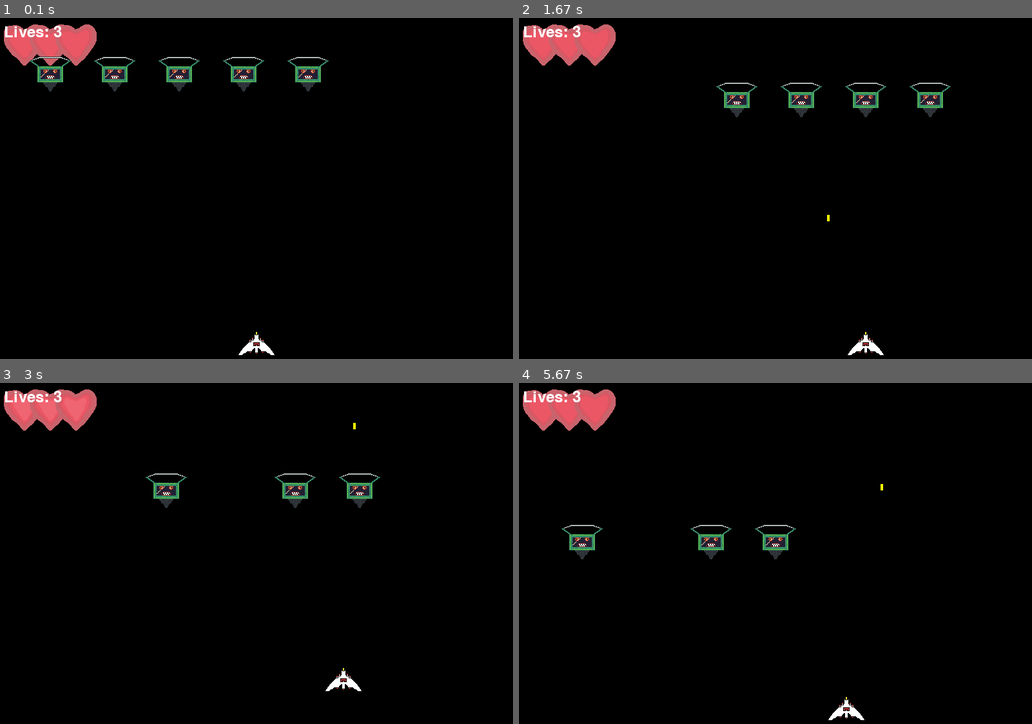
Above: before the commit, frames 1-4 (two rows, left to right).
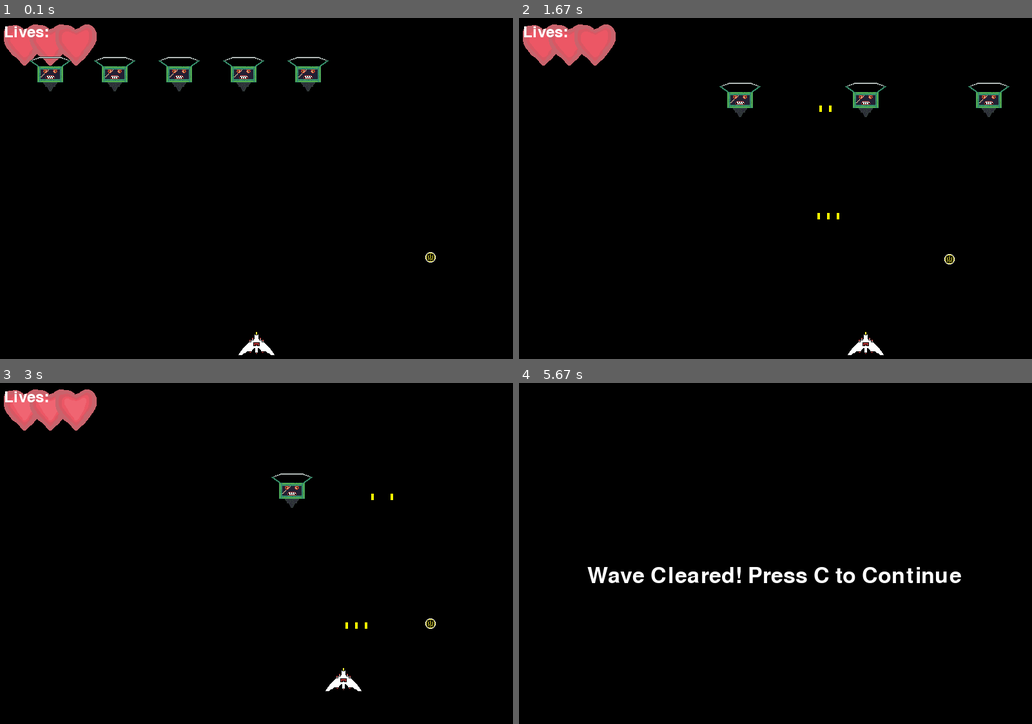
Above: after the commit, the same moments.

Repository: EvoGitH/Pygame-Space-Invader
Game: pygame game, started from Space-Invader-Game.py
Two runs of this game, one before a commit and one after it. Both use one fixed random seed, a clock stepped at 60 frames per second and the inputs below.
Inputs:
- Up to frame 1 (0.1 s): no input
- Up to frame 2 (1.67 s): hold Space 0.33-0.8 s; hold Right 0.33-0.8 s; tap Space at 0.83, 1.23, 1.53 s; hold Right 1.17-1.63 s
- Up to frame 3 (3 s): hold Up 1.67-1.97 s; tap Space at 1.73, 2.07, 2.37, 2.57, 2.87 s; hold Right 2-2.47 s; hold Left from 2.5 s (still down)
- Up to frame 4 (5.67 s): release Left at 3.03 s; hold Down 3.07-3.37 s; tap Space at 3.13, 3.47, 3.77, 3.9, 4.3, 4.6, 4.97, 5.37 s; hold Left 3.4-3.8 s; hold Up 3.83-4.2 s; hold Right 4.23-4.87 s; hold Down 4.9-5.27 s; hold Left from 5.3 s (still down)

The runs differ from the first frame. In frame 1, less than 0.1% of the frame differs, in the area x 10-85%, y 2-72%; in frame 2, 1.3%; in frame 3, 1.0%; in frame 4, 4.3%, in the area x 0-87%, y 1-99%.

Commit message:
Update Space-Invader-Game.py
Enemy alien movement code has been updated further due to sometimes clumping and doing a DropBear action on the player.

Diff:
--- a/Space-Invader-Game.py
+++ b/Space-Invader-Game.py
@@ -1,4 +1,6 @@
 import pygame
+import random
+import math
 
 # Initialize the pygame module
 pygame.init()
@@ -13,17 +15,35 @@
 ############################################################
 # Title and Icon
 pygame.display.set_caption("Slime Invaders")
-icon = pygame.image.load('Game Assets\Ship.png')
+icon = pygame.image.load('Game Assets/Ship.png')
 pygame.display.set_icon(icon)
 
 ############################################################
 # Image assets
-playerimg = pygame.image.load('Game Assets\Ship.png')
-alienimg = pygame.image.load('Game Assets\Alien.png')
-
+playerimg = pygame.image.load('Game Assets/Ship.png')
+alienimg = pygame.image.load('Game Assets/Alien.png')
+powerup_threeshot = [
+    pygame.image.load('Game Assets/Threeshot_power1.png').convert_alpha(),
+    pygame.image.load('Game Assets/Threeshot_power2.png').convert_alpha()
+]
+
+############################################################
 # Setting a set pixel size for assets
 iconX = 64
 iconY = 64
+
+############################################################
+# Powerup Configs
+
+powerup_rect = powerup_threeshot[0].get_rect(
+    topleft=(random.randint(50,750), random.randint(350, screenY -50))) # forced second randint to spawn orb in the bottom half of map
+
+# --- Variables for effects ---
+rotation_angle = 0
+flash_frame = 0
+flash_timer = 0
+flash_speed = 250  # milliseconds between flashes
+float_amplitude = 5
 
 ############################################################
 # Player Configs
@@ -44,23 +64,33 @@
 alien_speed = 10
 # Creation of multiple enemies
 aliens = []
-for i in range(5): # 5 will spawn in random areas.
-    alien_rect = alienimg.get_rect(topleft=(i * 100, 50))  # space them out
-    aliens.append(alien_rect)
-
-############################################################
-
+for i in range(5):
+    alien_rect = alienimg.get_rect(topleft=(i * 100, 50))
+    alien = {
+        "rect": alien_rect,
+        "just_spawned": True
+    }
+    aliens.append(alien)
+
+############################################################
 # Shooting configs
+
 bullet_rect = None
 bullet_active = False
 bullet_speed = 400
 
+bullets = []
+bullet_cooldown = 400
+last_shot_time = 0
+multi_shot_enabled = True
+
 ############################################################
 # Enemy Wave code
-
 game_state = "playing"
 level = 1
 alien_direction = 1
+EDGE_BUFFER = 5 # Amount of Pixels
+DROP_AMOUNT = 20
 
 ############################################################
 # Heart Health *animation* asset.
@@ -74,9 +104,33 @@
 
 ############################################################
 
-# Function is created using .blit() to draw player images on top of window.
+# Functions
 def player(x, y):
     screen.blit(playerimg, (x, y))
+
+def spawn_aliens(level):
+    global aliens, alien_speed, bullets
+    bullets = []
+    aliens = []
+    rows = min(3, 2 + level)   # increase rows up to 3 #Change this number to update the minimum rows.
+    cols = min(8, 3 + level)  # increase columns up to 5 #Change this number to update the minimum columns.
+
+    vertical_padding = 50
+    alien_width = alienimg.get_width()
+    alien_height = alienimg.get_width()
+
+    total_width = cols * alien_width + (cols - 1) * 20
+    start_x = (screenX - total_width) // 2
+    start_y = vertical_padding
+
+    for row in range(rows):
+        for col in range(cols):
+            x = start_x + col * (alien_width)
+            y = start_y + row * (alien_height)
+            alien_rect = alienimg.get_rect(topleft=(x, y))
+            aliens.append({"rect": alien_rect, "just_spawned": True})
+
+    alien_speed = 5 * (1 + level * 0.1)  # increase speed, 10% faster per level.
 
 ############################################################
 #######----------------Main Loop Code----------------#######
@@ -86,27 +140,7 @@
 running = True
 while running:
 
-############################################################
-    # Levels/Waves code
-
-    if game_state == "playing":
-        if len(aliens) == 0:
-            game_state = "Wave_Cleared"
-            show_pause_screen()
-
-    elif game_state == "Wave_Cleared":
-        wave_text = font.render(f"Wave {level} CLeared!", True, (255, 255, 255))
-        continue_text = font.render("Please C to Continue", True, (255, 255, 255))
-        screen.blit(wave_text, (screenX//2 - wave_text.get_width()//2, screenY//2 - 50))
-        screen.blit(continue_text, (screenX//2 - continue_text.get_width()//2, screenY//2 + 10))
-
-        keys = pygame.key.get_pressed()
-        if keys[pygame.K_c]:
-            level += 1
-            spawn_aliens(level)
-            game_state = "playing"
-
-############################################################
+############################################################ [Put new code underneath these configs to make things work] ############################################################
     # Required Configs
 
     player_rect = pygame.Rect(playerX, playerY, iconX, iconY) # Creating Collision detection between Alien & Player
@@ -115,6 +149,44 @@
     for event in pygame.event.get():
         if event.type == pygame.QUIT:
             running = False
+
+############################################################
+    # Levels/Waves code
+
+    if game_state == "playing":
+        if len(aliens) == 0:
+            game_state = "Wave_Cleared"
+            show_pause_screen()
+
+    elif game_state == "Wave_Cleared":
+        wave_text = font.render(f"Wave {level} CLeared!", True, (255, 255, 255))
+        continue_text = font.render("Please C to Continue", True, (255, 255, 255))
+        screen.blit(wave_text, (screenX//2 - wave_text.get_width()//2, screenY//2 - 50))
+        screen.blit(continue_text, (screenX//2 - continue_text.get_width()//2, screenY//2 + 10))
+
+        keys = pygame.key.get_pressed()
+        if keys[pygame.K_c]:
+            level += 1
+            spawn_aliens(level)
+            game_state = "playing"
+
+############################################################
+    # Code for threeshot powerup
+
+    current_img = powerup_threeshot[flash_frame]
+    # Update flash
+    flash_timer += dt
+    if flash_timer >= flash_speed:
+        flash_timer = 0
+        flash_frame = (flash_frame + 1) % len(powerup_threeshot)
+
+    rotated_img = pygame.transform.rotate(current_img, rotation_angle)
+    rotated_rect = rotated_img.get_rect(center=powerup_rect.center)
+    # Floating animation
+    float_offset = math.sin(pygame.time.get_ticks() * 0.005) * float_amplitude
+    rotated_rect.y += float_offset
+
+    screen.blit(rotated_img, rotated_rect)
 
 ############################################################
     # Heart Animation:
@@ -137,44 +209,40 @@
         playerY -= player_speed
     if keys[pygame.K_DOWN] or keys[pygame.K_s]:
         playerY += player_speed
-############################################################
-
-    # Alien movement code, hits edge, moves down by 10 pixels and moves in the opposite direction.
-
-    for alien in aliens:
-        alien.x += alien_speed * alien_direction * dt * 60  # move horizontally
+
+############################################################
+    # Alien movement code, hits edge, moves down by 10 pixels, moves opposite direction.
 
     hit_edge = False
     for alien in aliens:
-        if alien.right >= screenX:
+        rect = alien["rect"]
+        rect.x += alien_speed * alien_direction * dt * 60
+
+        if rect.left < EDGE_BUFFER:
+            rect.left = EDGE_BUFFER
             hit_edge = True
-            alien_direction = -1
-            break
-        elif alien.left <= 0:
+        elif rect.right > screenX - EDGE_BUFFER:
+            rect.right = screenX - EDGE_BUFFER
             hit_edge = True
-            alien_direction = 1
-            break
+
+    # Check for edge collisions
+    if rect.right >= screenX - EDGE_BUFFER or rect.left <= EDGE_BUFFER:
+        hit_edge = True
+
+    # Flip direction once if any alien hit an edge
     if hit_edge:
+        alien_direction *= -1
         for alien in aliens:
-            alien.y += 20  # drop
-
-
+            alien["rect"].y += DROP_AMOUNT
+
+    # Remove spawn protection after first frame
     for alien in aliens:
-        screen.blit(alienimg, alien)
-
-############################################################
-# Alien spawning mechanic after pressing "c" to continue.
-
-    def spawn_aliens(level):
-        global aliens, alien_speed
-        aliens = []
-        rows = min(3, 2 + level)   # increase rows up to 3
-        cols = min(5, 3 + level)  # increase columns up to 5
-        for row in range(rows):
-            for col in range(cols):
-                alien_rect = alienimg.get_rect(topleft=(col*70, 50 + row*50))
-                aliens.append(alien_rect)
-        alien_speed = 5 * (1 + level * 0.1)  # increase speed, 10% faster per level.
+        if alien["just_spawned"] and alien["rect"].top > 50:
+            alien["just_spawned"] = False
+
+    # Draw aliens
+    for alien in aliens:
+        screen.blit(alienimg, alien["rect"])
 
 ############################################################
     # Pause Screen function
@@ -199,39 +267,47 @@
                         paused = False
 
 ############################################################
-
-    # player boundary
+    # Player boundary
     playerX = max(0, min(playerX, screenX - iconX))
     playerY = max(350, min(playerY, screenY - iconY))
 
 ############################################################
     # Shooting Mechanics/ Fire bullet
 
-    if keys[pygame.K_SPACE] and not bullet_active:
-        bullet_rect = pygame.Rect(playerX + iconX//2 - 2, playerY, 4, 10)
-        bullet_active = True
+    current_time = pygame.time.get_ticks()
+
+    if keys[pygame.K_SPACE] and current_time - last_shot_time > bullet_cooldown:
+        last_shot_time = current_time
+
+        if multi_shot_enabled:
+        # Fire 3 bullets: center, left, right
+            bullet1 = pygame.Rect(player_rect.centerx - 2, player_rect.top - 10, 4, 10)
+            bullet2 = pygame.Rect(player_rect.centerx - 17, player_rect.top - 10, 4, 10)
+            bullet3 = pygame.Rect(player_rect.centerx + 13, player_rect.top - 10, 4, 10)
+            bullets.extend([bullet1, bullet2, bullet3])
+        else:
+        # Single bullet
+            bullet = pygame.Rect(player_rect.centerx - 2, player_rect.top - 10, 4, 10)
+            bullets.append(bullet)
 
     # Move bullet if active
-    if bullet_active and bullet_rect is not None:
-        bullet_rect.y -= bullet_speed * dt
-        pygame.draw.rect(screen, (255, 255, 0), bullet_rect)
-        # Remove bullet if it goes off-screen
-        if bullet_rect.bottom < 0: # Check the bullet where the player is has reached the end.
-            bullet_active = False # disables the bullet to make it available to shoot again.
-            bullet_rect = None
-    # Bullet collision with aliens
-    if bullet_active and bullet_rect is not None:
-        for alien in aliens[:]:
-            if bullet_rect.colliderect(alien):
-                bullet_active = False
-                bullet_rect = None
-                aliens.remove(alien)  # remove alien when hit
-                break
+    for bullet in bullets[:]:
+        bullet.y -= bullet_speed * dt
+        pygame.draw.rect(screen, (255, 255, 0), bullet)
+
+        if bullet.bottom < 0:
+            bullets.remove(bullet)
+        else:
+            for alien in aliens[:]:
+                if bullet.colliderect(alien["rect"]):
+                    aliens.remove(alien)
+                    bullets.remove(bullet)
+                    break
 
 ############################################################
     # Player collision with aliens
     for alien in aliens[:]:
-        if player_rect.colliderect(alien):
+        if player_rect.colliderect(alien["rect"]):
             player_lives -= 1
             aliens.remove(alien)  # remove alien that hit player
             if player_lives <= 0:
@@ -239,7 +315,7 @@
 
 ############################################################
     # Render lives
-    lives_text = font.render(f"Lives: {player_lives}", True, (255, 255, 255))
+    lives_text = font.render(f"Lives: ", True, (255, 255, 255))
     screen.blit(lives_text, (10, 10))
 
 ############################################################
